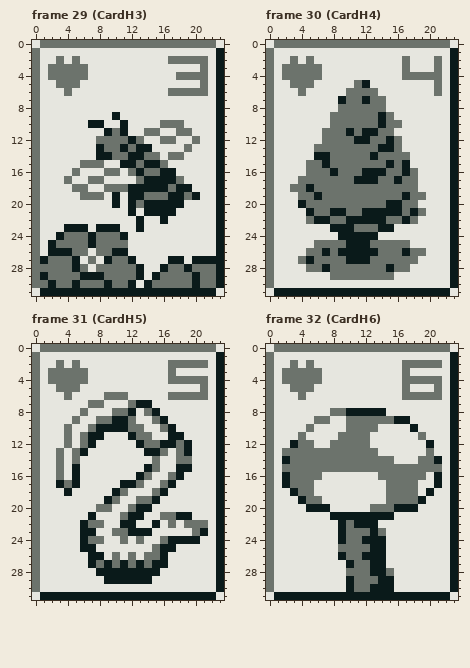
A pixel-art file gets an edit: assets/atlas/card.aseprite. This is how it looked before the edit.
24x32 pixels, 61 frames. Shown: frame 29 (CardH3), frame 30 (CardH4), frame 31 (CardH5), frame 32 (CardH6). The commit also changed other frames, which this record leaves out.
Once edited:
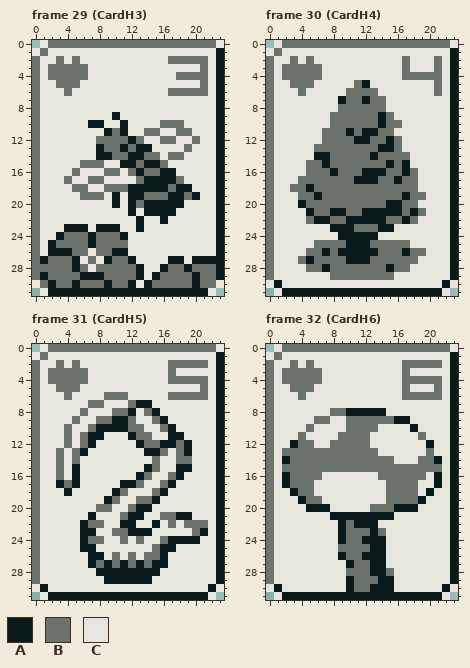
Palette (. is transparent): A #0a1a1a  B #6c736c  C #e6e6df
The commit says: Round cards
Change:
Frame 29 (CardH3), layer "card":
The author changed colour C to colour B in row 1 at x 1.
The author changed colour A to colour C in row 30 at x 23; in row 31 at x 1 and 22.
The author changed colour B to colour C in row 0 at x 1; in row 1 at x 0; in row 30 at x 0.
Colour C is removed in row 0 at x 0; in row 31 at x 0 and 23.
Frame 30 (CardH4), layer "card":
The author changed colour C to colour A in row 30 at x 1 and 22.
The author changed colour C to colour B in row 1 at x 1.
The author changed colour A to colour C in row 30 at x 23; in row 31 at x 1 and 22.
The author changed colour B to colour C in row 0 at x 1; in row 1 at x 0; in row 30 at x 0.
Colour C is removed in row 0 at x 0; in row 31 at x 0 and 23.
Frame 31 (CardH5), layer "card": the same change as frame 30 (CardH4)
Frame 32 (CardH6), layer "card": the same change as frame 30 (CardH4)
